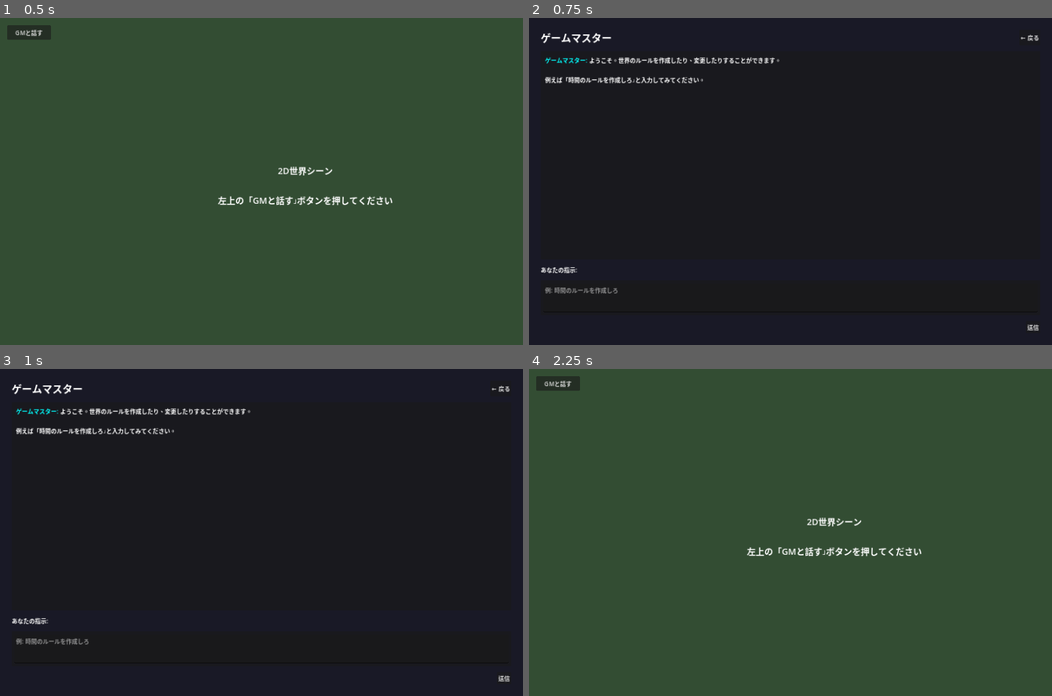
Above: before the commit, frames 1-4 (two rows, left to right).
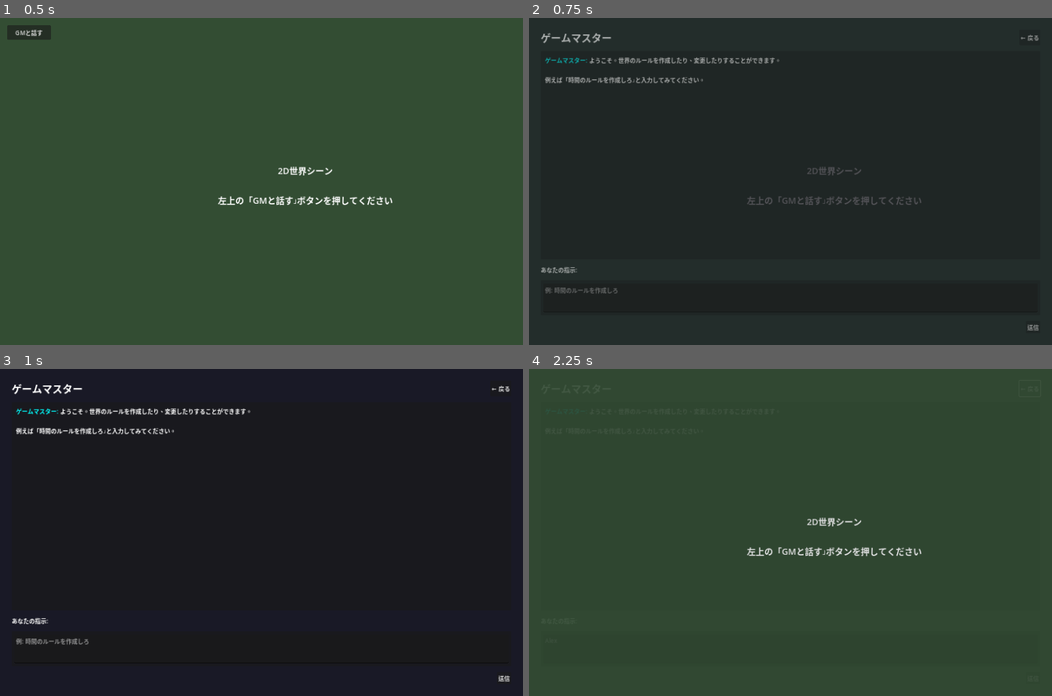
Above: after the commit, the same moments.

Repository: seeton/ai-world-rule-engine
Game: Godot game, scene res://scenes/World2D.tscn
Two runs of this game, one before a commit and one after it. Both use one fixed random seed, a clock stepped at 60 frames per second and the inputs below.
Inputs (mouse positions are in pixels of both pictures, inside the frame that each line leads up to):
- Up to frame 1 (0.5 s): no input
- Up to frame 2 (0.75 s): click "GMと話す" at 0.5 s
- Up to frame 3 (1 s): no input
- Up to frame 4 (2.25 s): click (790, 650) at 1.27 s; type "Alex" at 1.35 s; click "← 戻る" at 2 s

Frame 1 is identical in both runs. In frame 2, 1.3% of the frame differs, in the area x 2-98%, y 4-96%; in frame 3, nothing differs; in frame 4, 0.5%.

Commit message:
feat: Polish GM interaction affordances in 2D PoC
- Add hover feedback: GM changes color smoothly on mouse hover
- Add cursor change to pointing hand when hovering GM
- Add dice emoji icon (🎲) to make GM visually distinctive
- Improve interaction hint: now shows on hover OR proximity
- Add smooth fade-in/out transitions for GM dialog
- Enhance hint label styling with shadow for better readability
- Keep existing Japanese-first GM dialog flow intact

Fixes #41

Co-authored-by: Copilot <223556219+Copilot@users.noreply.github.com>

Diff:
--- a/godot-world/scenes/Main.tscn
+++ b/godot-world/scenes/Main.tscn
@@ -51,11 +51,22 @@
 offset_bottom = 30.0
 color = Color(1, 0.8, 0.2, 1)
 
+[node name="Icon" type="Label" parent="GameMaster/Visual"]
+offset_left = -30.0
+offset_top = -30.0
+offset_right = 30.0
+offset_bottom = 30.0
+theme_override_font_sizes/font_size = 32
+text = "🎲"
+horizontal_alignment = 1
+vertical_alignment = 1
+
 [node name="Label" type="Label" parent="GameMaster"]
 offset_left = -50.0
 offset_top = 35.0
 offset_right = 50.0
 offset_bottom = 55.0
+theme_override_font_sizes/font_size = 14
 text = "GM"
 horizontal_alignment = 1
 
@@ -66,7 +77,13 @@
 shape = SubResource("RectangleShape2D_gm")
 
 [node name="InteractionHint" type="Label" parent="."]
+modulate = Color(1, 1, 1, 0)
 offset_right = 200.0
 offset_bottom = 30.0
+theme_override_colors/font_color = Color(0.2, 0.2, 0.2, 1)
+theme_override_colors/font_shadow_color = Color(1, 1, 1, 0.5)
+theme_override_constants/shadow_offset_x = 1
+theme_override_constants/shadow_offset_y = 1
+theme_override_font_sizes/font_size = 16
 text = "クリックして話す"
 horizontal_alignment = 1
--- a/godot-world/scripts/game/game_master.gd
+++ b/godot-world/scripts/game/game_master.gd
@@ -1,15 +1,39 @@
 extends Node2D
 
 signal interaction_triggered
+signal hover_changed(is_hovering: bool)
 
 @onready var interaction_area: Area2D = $InteractionArea
+@onready var visual: ColorRect = $Visual
+@onready var label: Label = $Label
+
+var _is_hovering: bool = false
+var _base_color: Color = Color(1.0, 0.8, 0.2, 1.0)
+var _hover_color: Color = Color(1.0, 0.9, 0.4, 1.0)
 
 func _ready() -> void:
 	if interaction_area:
 		interaction_area.input_event.connect(_on_input_event)
+		interaction_area.mouse_entered.connect(_on_mouse_entered)
+		interaction_area.mouse_exited.connect(_on_mouse_exited)
+
+func _process(delta: float) -> void:
+	if visual:
+		var target_color := _hover_color if _is_hovering else _base_color
+		visual.color = visual.color.lerp(target_color, delta * 8.0)
 
 func _on_input_event(_viewport: Node, event: InputEvent, _shape_idx: int) -> void:
 	if event is InputEventMouseButton:
 		var mouse_event := event as InputEventMouseButton
 		if mouse_event.pressed and mouse_event.button_index == MOUSE_BUTTON_LEFT:
 			interaction_triggered.emit()
+
+func _on_mouse_entered() -> void:
+	_is_hovering = true
+	hover_changed.emit(true)
+	Input.set_default_cursor_shape(Input.CURSOR_POINTING_HAND)
+
+func _on_mouse_exited() -> void:
+	_is_hovering = false
+	hover_changed.emit(false)
+	Input.set_default_cursor_shape(Input.CURSOR_ARROW)
--- a/godot-world/scripts/game/game_scene.gd
+++ b/godot-world/scripts/game/game_scene.gd
@@ -8,25 +8,37 @@
 
 const INTERACTION_DISTANCE: float = 80.0
 
+var _is_hovering_gm: bool = false
+
 func _ready() -> void:
 	interaction_hint.visible = false
+	interaction_hint.modulate.a = 0.0
 	if gm.has_signal("interaction_triggered"):
 		gm.interaction_triggered.connect(_on_gm_interaction)
+	if gm.has_signal("hover_changed"):
+		gm.hover_changed.connect(_on_gm_hover_changed)
 
-func _process(_delta: float) -> void:
-	_update_interaction_hint()
+func _process(delta: float) -> void:
+	_update_interaction_hint(delta)
 
-func _update_interaction_hint() -> void:
+func _update_interaction_hint(delta: float) -> void:
 	if not player or not gm:
 		return
 
 	var distance: float = player.global_position.distance_to(gm.global_position)
 	var in_range: bool = distance < INTERACTION_DISTANCE
+	var should_show: bool = in_range or _is_hovering_gm
 
-	interaction_hint.visible = in_range
+	interaction_hint.visible = should_show
 
-	if in_range:
-		interaction_hint.global_position = gm.global_position + Vector2(-40, -60)
+	if should_show:
+		interaction_hint.global_position = gm.global_position + Vector2(-50, -60)
+		interaction_hint.modulate.a = move_toward(interaction_hint.modulate.a, 1.0, delta * 5.0)
+	else:
+		interaction_hint.modulate.a = move_toward(interaction_hint.modulate.a, 0.0, delta * 8.0)
 
 func _on_gm_interaction() -> void:
 	gm_interaction_requested.emit()
+
+func _on_gm_hover_changed(is_hovering: bool) -> void:
+	_is_hovering_gm = is_hovering
--- a/godot-world/scripts/ui/gm_dialog.gd
+++ b/godot-world/scripts/ui/gm_dialog.gd
@@ -12,9 +12,16 @@
 
 func _ready() -> void:
 	set_anchors_and_offsets_preset(Control.PRESET_FULL_RECT)
+	modulate.a = 0.0
 	_world_state = get_node("/root/WorldState")
 	_build_ui()
 	_show_welcome_message()
+	_fade_in()
+
+
+func _fade_in() -> void:
+	var tween := create_tween()
+	tween.tween_property(self, "modulate:a", 1.0, 0.3)
 
 
 func _build_ui() -> void:
@@ -109,8 +116,12 @@
 
 
 func _on_back_pressed() -> void:
-	closed.emit()
-	queue_free()
+	var tween := create_tween()
+	tween.tween_property(self, "modulate:a", 0.0, 0.2)
+	tween.tween_callback(func():
+		closed.emit()
+		queue_free()
+	)
 
 
 func _on_send_pressed() -> void:
Not shown, added: godot-world/scripts/core/Bootstrap.gd.uid
Not shown, added: godot-world/scripts/core/RuleTemplates.gd.uid
Not shown, added: godot-world/scripts/core/SimulationRuntime.gd.uid
Not shown, added: godot-world/scripts/core/WorldState.gd.uid
Not shown, added: godot-world/scripts/game/game_master.gd.uid
Not shown, added: godot-world/scripts/game/game_scene.gd.uid
Not shown, added: godot-world/scripts/game/player_character.gd.uid
Not shown, added: godot-world/scripts/integration/rule_compiler.gd.uid
Not shown, added: godot-world/scripts/integration/rule_package_repository.gd.uid
Not shown, added: godot-world/scripts/integration/runtime_rule_patch_compiler.gd.uid
Not shown, added: godot-world/scripts/ui/gm_dialog.gd.uid
Not shown, added: godot-world/scripts/ui/main_desktop.gd.uid
(and 1 more such lines)
